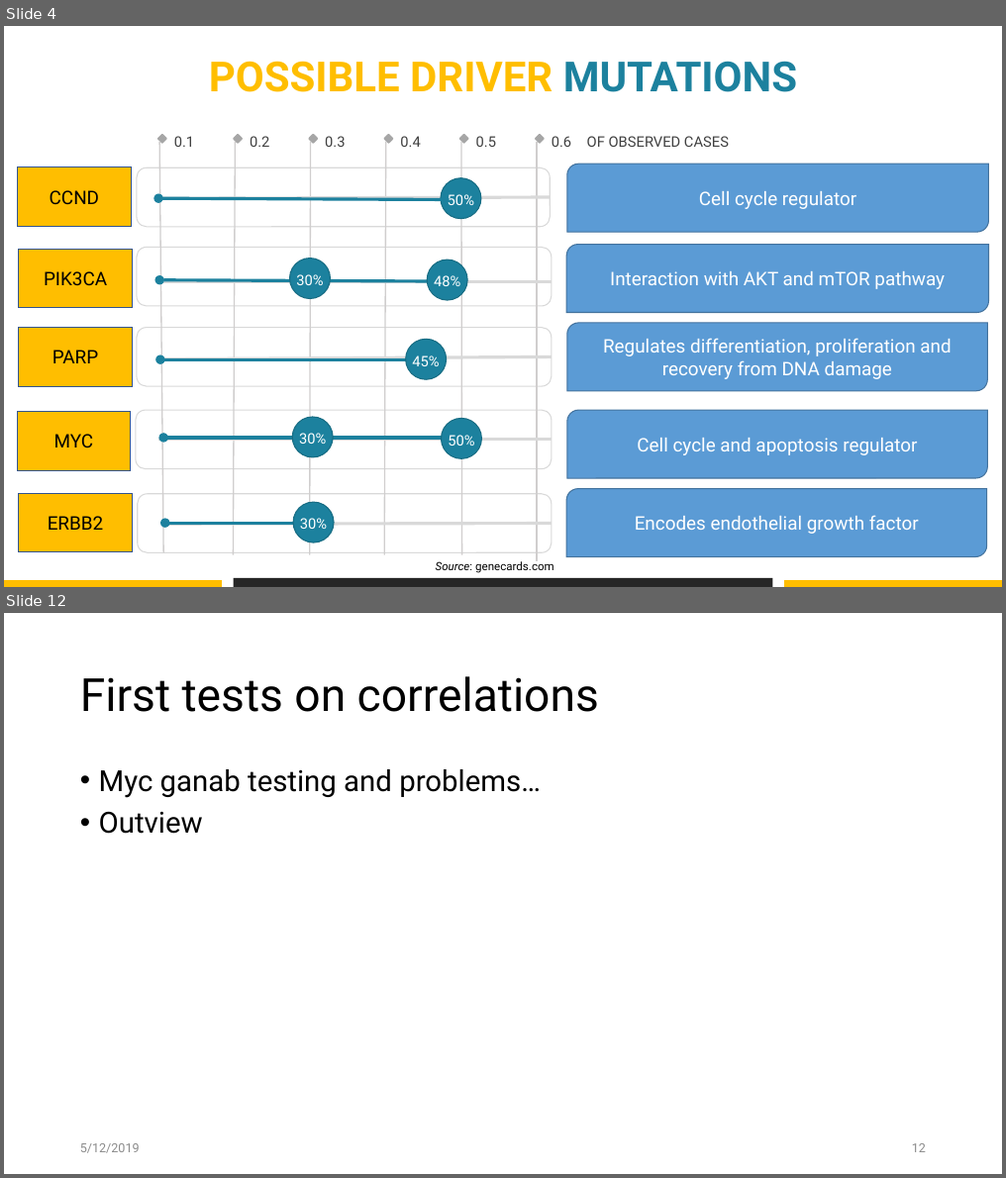
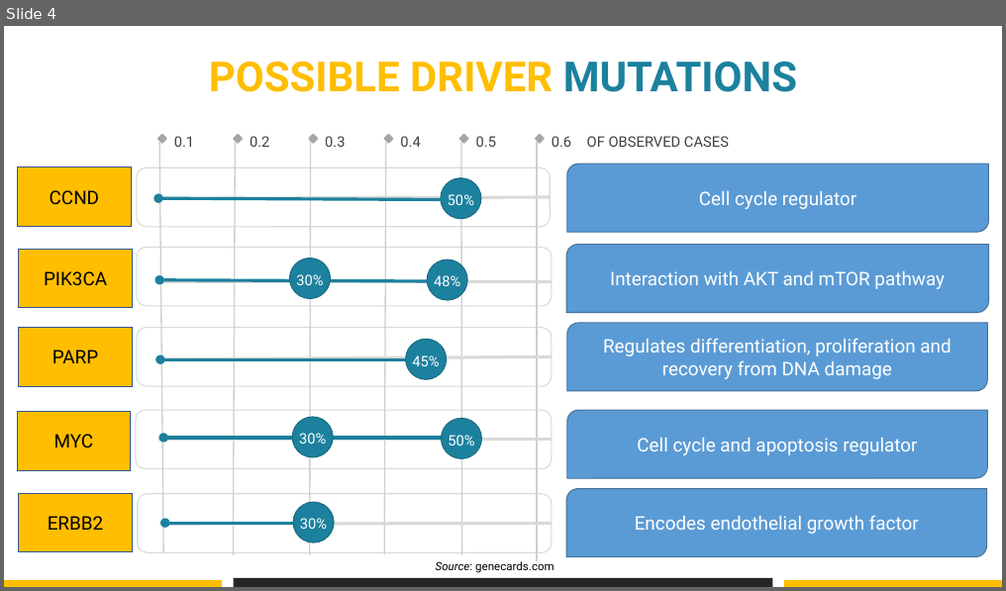
Before and after one commit to datascience-mobi/group-04-project-1-4, a slide deck: Project proposal_presentation_V1.pptx. Shown one above the other, each under a label of ours: slides 4 and 12 before the commit, slide 4 after it; the slides between them are not shown. The pictures are 1006x1178 and 1006x591 pixels, drawn with LibreOffice and Linux fonts; fonts in the diff are those of the drawing. Boxes give left, top, right and bottom in pixels: in the first picture for what was removed or moved away, otherwise in the second. Text is boxed around its words. In the diff, an @@ line names an element or a change of style, - is before the commit and + after.

```diff
--- a/Project proposal_presentation_V1.pptx
+++ b/Project proposal_presentation_V1.pptx
@@ slide 12 removed at (4, 613, 1002, 1174), background #FFFFFF @@
@@ title removed at (80, 676, 599, 712) @@
-First tests on correlations
@@ text removed at (99, 769, 541, 834) @@
-• Myc ganab testing and problems…
-• Outview
@@ text removed at (80, 1144, 140, 1154) @@
-5/12/2019
@@ page number removed at (912, 1144, 926, 1153) @@
-12
```
Also in this commit, not shown: 18 slides changed, 3 slides added, 10 other slides removed.
